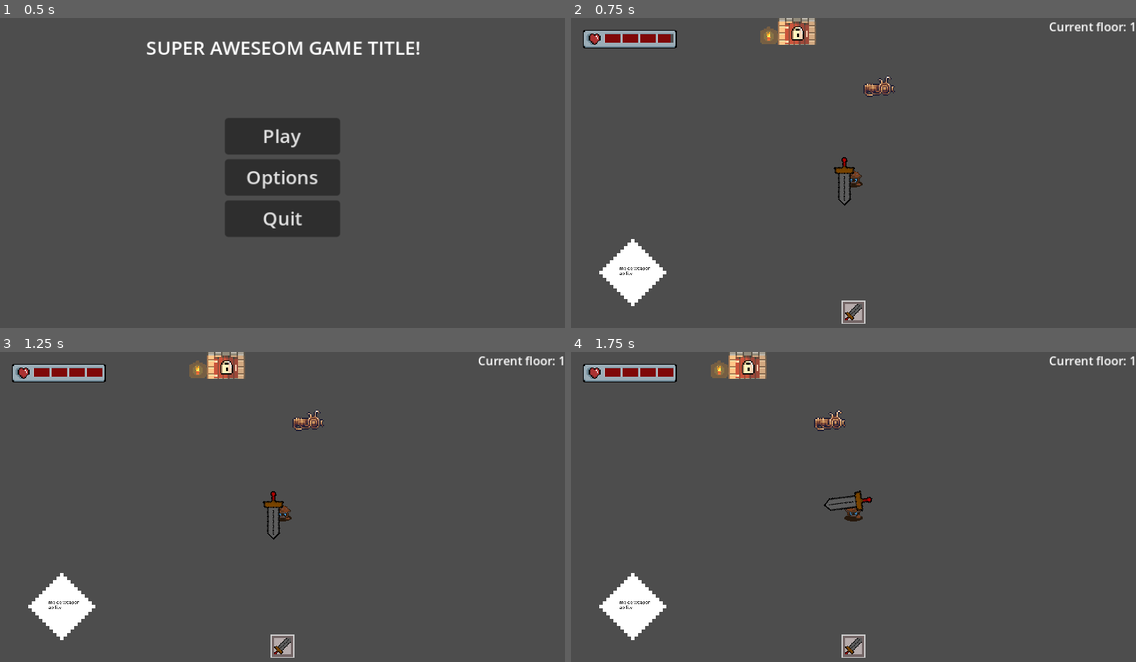
Above: before the commit, frames 1-4 (two rows, left to right).
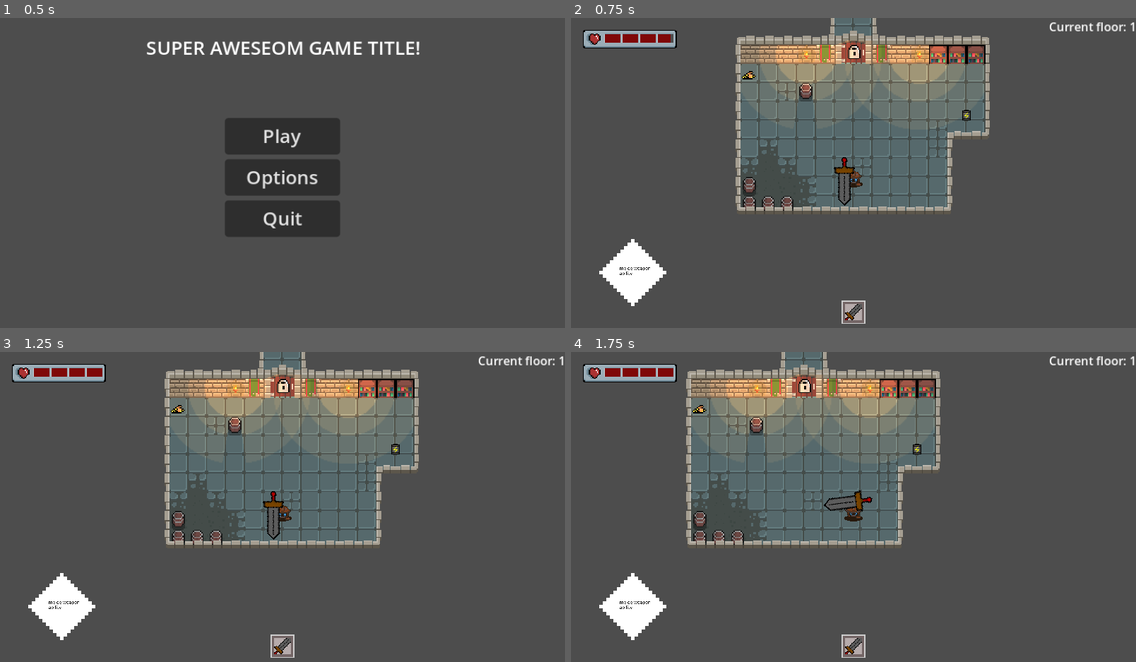
Above: after the commit, the same moments.

Repository: TahyatA/CSCourseworkI3
Game: Godot game, scene res://GUI/main_menu.tscn
The game is run twice, just before and just after one commit, with the same random seed, the same clock (stepped at 60 frames per second) and the same inputs.
Inputs (mouse positions are in pixels of both pictures, inside the frame that each line leads up to):
- Up to frame 1 (0.5 s): no input
- Up to frame 2 (0.75 s): click "Play" at 0.5 s
- Up to frame 3 (1.25 s): no input
- Up to frame 4 (1.75 s): tap Enter at 1.25 s; move the mouse to (977, 494) at 1.27 s; hold Right (ui_right) from 1.28 s (still down)

Frame 1 is identical in both runs. In frame 2, 20% of the frame differs, in the area x 29-75%, y 0-63%; in frame 3, 20%; in frame 4, 20%.

Commit message:
tilemap set up
rooms are indeed working, they require a Marker2D and Position2D2 under the Entrance Node, a Door node leading to the top of the frame, and a CollisionShape2D under the playerdetector. furniture tileamp for futnutre, tilemap1 for collidables (walls, obstacles), tilemap 2 for the coving/banister things (deco)

Diff:
--- a/cscourseworki3/Rooms.gd
+++ b/cscourseworki3/Rooms.gd
@@ -1,7 +1,7 @@
 extends Node2D
 
-const SPAWN_ROOMS: Array = [preload("res://Rooms/SpawnRoom0.tscn"), preload("res://Rooms/SpawnRoom1.tscn")]
-const INTERMEDIATE_ROOMS: Array = [preload("res://Rooms/Room0.tscn"), preload("res://Rooms/Room1.tscn"), preload("res://Rooms/Room2.tscn"), preload("res://Rooms/Room3.tscn"), preload("res://Rooms/Room4.tscn")]
+const SPAWN_ROOMS: Array = [preload("res://Rooms/SpawnRoom0.tscn")]
+const INTERMEDIATE_ROOMS: Array = [preload("res://Rooms/Room0.tscn")]
 const SPECIAL_ROOMS: Array = [preload("res://Rooms/SpecialRoom0.tscn"), preload("res://Rooms/SpecialRoom1.tscn")]
 const END_ROOMS: Array = [preload("res://Rooms/EndRoom0.tscn")]
 const SLIME_BOSS_SCENE: PackedScene = preload("res://Rooms/SlimeBossRoom.tscn")
--- a/cscourseworki3/Rooms/Room1.tscn
+++ b/cscourseworki3/Rooms/Room1.tscn
@@ -5,7 +5,7 @@
 [ext_resource type="PackedScene" path="res://Rooms/Furniture and Traps/Torch.tscn" id="3"]
 
 [sub_resource type="RectangleShape2D" id="1"]
-size = Vector2(16, 8)
+size = Vector2(34, 27)
 
 [node name="Room1" instance=ExtResource("1")]
 
@@ -31,7 +31,7 @@
 position = Vector2(48, 64)
 
 [node name="CollisionShape2D" type="CollisionShape2D" parent="PlayerDetector" index="0"]
-position = Vector2(112, 112)
+position = Vector2(112, 108.5)
 shape = SubResource("1")
 
 [node name="Torch" parent="." index="8" instance=ExtResource("3")]
--- a/cscourseworki3/Rooms/TileSet.tres
+++ b/cscourseworki3/Rooms/TileSet.tres
@@ -1547,6 +1547,227 @@
 0:0/7/transpose = true
 0:0/7/occlusion_layer_0/polygon = SubResource("OccluderPolygon2D_ud6m8")
 0:0/7/physics_layer_0/polygon_0/points = PackedVector2Array(-4.5153, 8, -8, 8, -8, -8, -3.8176, -8)
+
+[sub_resource type="NavigationPolygon" id="NavigationPolygon_8xc14"]
+vertices = PackedVector2Array(8, 8, -8, 8, -8, -8, 8, -8)
+polygons = Array[PackedInt32Array]([PackedInt32Array(0, 1, 2, 3)])
+outlines = Array[PackedVector2Array]([PackedVector2Array(-8, -8, 8, -8, 8, 8, -8, 8)])
+agent_radius = 0.0
+
+[sub_resource type="NavigationPolygon" id="NavigationPolygon_djlwu"]
+vertices = PackedVector2Array(8, 8, -8, 8, -8, -8, 8, -8)
+polygons = Array[PackedInt32Array]([PackedInt32Array(0, 1, 2, 3)])
+outlines = Array[PackedVector2Array]([PackedVector2Array(-8, -8, 8, -8, 8, 8, -8, 8)])
+agent_radius = 0.0
+
+[sub_resource type="NavigationPolygon" id="NavigationPolygon_v01e0"]
+vertices = PackedVector2Array(8, 8, -8, 8, -8, -8, 8, -8)
+polygons = Array[PackedInt32Array]([PackedInt32Array(0, 1, 2, 3)])
+outlines = Array[PackedVector2Array]([PackedVector2Array(-8, -8, 8, -8, 8, 8, -8, 8)])
+agent_radius = 0.0
+
+[sub_resource type="NavigationPolygon" id="NavigationPolygon_3vk3m"]
+vertices = PackedVector2Array(8, 8, -8, 8, -8, -8, 8, -8)
+polygons = Array[PackedInt32Array]([PackedInt32Array(0, 1, 2, 3)])
+outlines = Array[PackedVector2Array]([PackedVector2Array(-8, -8, 8, -8, 8, 8, -8, 8, -8, -8, -8, -8, 8, -8, 8, -8, 8, -8)])
+agent_radius = 0.0
+
+[sub_resource type="NavigationPolygon" id="NavigationPolygon_gp24u"]
+vertices = PackedVector2Array(8, 8, -8, 8, -8, -8, 8, -8)
+polygons = Array[PackedInt32Array]([PackedInt32Array(0, 1, 2, 3)])
+outlines = Array[PackedVector2Array]([PackedVector2Array(-8, -8, 8, -8, 8, 8, -8, 8, -8, -8, -8, -8, -8, -8, -8, -8, -8, -8)])
+agent_radius = 0.0
+
+[sub_resource type="NavigationPolygon" id="NavigationPolygon_mbtud"]
+vertices = PackedVector2Array(8, 8, -8, 8, -8, -8, 8, -8)
+polygons = Array[PackedInt32Array]([PackedInt32Array(0, 1, 2, 3)])
+outlines = Array[PackedVector2Array]([PackedVector2Array(-8, -8, 8, -8, 8, 8, -8, 8, -8, -8)])
+agent_radius = 0.0
+
+[sub_resource type="NavigationPolygon" id="NavigationPolygon_2ldrl"]
+vertices = PackedVector2Array(8, 8, -8, 8, -8, -8, 8, -8)
+polygons = Array[PackedInt32Array]([PackedInt32Array(0, 1, 2, 3)])
+outlines = Array[PackedVector2Array]([PackedVector2Array(-8, -8, 8, -8, 8, 8, -8, 8, -8, -8)])
+agent_radius = 0.0
+
+[sub_resource type="NavigationPolygon" id="NavigationPolygon_7o1sd"]
+vertices = PackedVector2Array(8, 8, -8, 8, -8, -8, 8, -8)
+polygons = Array[PackedInt32Array]([PackedInt32Array(0, 1, 2, 3)])
+outlines = Array[PackedVector2Array]([PackedVector2Array(-8, -8, 8, -8, 8, 8, -8, 8, -8, -8, -8, -8, -8, -8, -8, -8)])
+agent_radius = 0.0
+
+[sub_resource type="NavigationPolygon" id="NavigationPolygon_pmvv7"]
+vertices = PackedVector2Array(8, 8, -8, 8, -8, -8, 8, -8)
+polygons = Array[PackedInt32Array]([PackedInt32Array(0, 1, 2, 3)])
+outlines = Array[PackedVector2Array]([PackedVector2Array(-8, -8, 8, -8, 8, 8, -8, 8)])
+agent_radius = 0.0
+
+[sub_resource type="NavigationPolygon" id="NavigationPolygon_dd60y"]
+vertices = PackedVector2Array(8, 8, -8, 8, -8, -8, 8, -8)
+polygons = Array[PackedInt32Array]([PackedInt32Array(0, 1, 2, 3)])
+outlines = Array[PackedVector2Array]([PackedVector2Array(-8, -8, 8, -8, 8, 8, -8, 8)])
+agent_radius = 0.0
+
+[sub_resource type="NavigationPolygon" id="NavigationPolygon_ml1q3"]
+vertices = PackedVector2Array(8, 8, -8, 8, -8, -8, 8, -8)
+polygons = Array[PackedInt32Array]([PackedInt32Array(0, 1, 2, 3)])
+outlines = Array[PackedVector2Array]([PackedVector2Array(-8, -8, 8, -8, 8, 8, -8, 8, -8, -8)])
+agent_radius = 0.0
+
+[sub_resource type="NavigationPolygon" id="NavigationPolygon_m1hq8"]
+vertices = PackedVector2Array(8, 8, -8, 8, -8, -8, 8, -8)
+polygons = Array[PackedInt32Array]([PackedInt32Array(0, 1, 2, 3)])
+outlines = Array[PackedVector2Array]([PackedVector2Array(-8, -8, 8, -8, 8, 8, -8, 8, -8, -8)])
+agent_radius = 0.0
+
+[sub_resource type="NavigationPolygon" id="NavigationPolygon_3d24n"]
+vertices = PackedVector2Array(8, 8, -8, 8, -8, -8, 8, -8)
+polygons = Array[PackedInt32Array]([PackedInt32Array(0, 1, 2, 3)])
+outlines = Array[PackedVector2Array]([PackedVector2Array(-8, -8, 8, -8, 8, 8, -8, 8, -8, -8)])
+agent_radius = 0.0
+
+[sub_resource type="NavigationPolygon" id="NavigationPolygon_6a43a"]
+vertices = PackedVector2Array(8, 8, -8, 8, -8, -8, 8, -8)
+polygons = Array[PackedInt32Array]([PackedInt32Array(0, 1, 2, 3)])
+outlines = Array[PackedVector2Array]([PackedVector2Array(-8, -8, 8, -8, 8, 8, -8, 8)])
+agent_radius = 0.0
+
+[sub_resource type="NavigationPolygon" id="NavigationPolygon_k5bu6"]
+vertices = PackedVector2Array(8, 8, -8, 8, -8, -8, 8, -8)
+polygons = Array[PackedInt32Array]([PackedInt32Array(0, 1, 2, 3)])
+outlines = Array[PackedVector2Array]([PackedVector2Array(-8, -8, 8, -8, 8, 8, -8, 8, -8, -8)])
+agent_radius = 0.0
+
+[sub_resource type="NavigationPolygon" id="NavigationPolygon_nao6f"]
+vertices = PackedVector2Array(8, 8, -8, 8, -8, -8, 8, -8)
+polygons = Array[PackedInt32Array]([PackedInt32Array(0, 1, 2, 3)])
+outlines = Array[PackedVector2Array]([PackedVector2Array(-8, -8, 8, -8, 8, 8, -8, 8)])
+agent_radius = 0.0
+
+[sub_resource type="NavigationPolygon" id="NavigationPolygon_ip8jx"]
+vertices = PackedVector2Array(8, 8, -8, 8, -8, -8, 8, -8)
+polygons = Array[PackedInt32Array]([PackedInt32Array(0, 1, 2, 3)])
+outlines = Array[PackedVector2Array]([PackedVector2Array(-8, -8, 8, -8, 8, 8, -8, 8)])
+agent_radius = 0.0
+
+[sub_resource type="NavigationPolygon" id="NavigationPolygon_u6772"]
+vertices = PackedVector2Array(8, 8, -8, 8, -8, -8, 8, -8)
+polygons = Array[PackedInt32Array]([PackedInt32Array(0, 1, 2, 3)])
+outlines = Array[PackedVector2Array]([PackedVector2Array(-8, -8, 8, -8, 8, 8, -8, 8)])
+agent_radius = 0.0
+
+[sub_resource type="NavigationPolygon" id="NavigationPolygon_ikw78"]
+vertices = PackedVector2Array(8, 8, -8, 8, -8, -8, 8, -8)
+polygons = Array[PackedInt32Array]([PackedInt32Array(0, 1, 2, 3)])
+outlines = Array[PackedVector2Array]([PackedVector2Array(-8, -8, 8, -8, 8, 8, -8, 8)])
+agent_radius = 0.0
+
+[sub_resource type="NavigationPolygon" id="NavigationPolygon_vba3j"]
+vertices = PackedVector2Array(8, 8, -8, 8, -8, -8, 8, -8)
+polygons = Array[PackedInt32Array]([PackedInt32Array(0, 1, 2, 3)])
+outlines = Array[PackedVector2Array]([PackedVector2Array(-8, -8, 8, -8, 8, 8, -8, 8)])
+agent_radius = 0.0
+
+[sub_resource type="TileSetAtlasSource" id="TileSetAtlasSource_gehpl"]
+resource_name = "tile_set_fixed_maybe"
+texture = ExtResource("1")
+0:0/0 = 0
+2:0/0 = 0
+2:0/0/physics_layer_0/polygon_0/points = PackedVector2Array(-8, 8, 8, 8, 8, -8, -8, -8)
+3:0/0 = 0
+4:0/0 = 0
+5:0/0 = 0
+6:0/0 = 0
+7:0/0 = 0
+2:1/0 = 0
+2:1/0/navigation_layer_0/polygon = SubResource("NavigationPolygon_3vk3m")
+3:1/0 = 0
+3:1/0/navigation_layer_0/polygon = SubResource("NavigationPolygon_2ldrl")
+4:1/0 = 0
+5:1/0 = 0
+5:1/0/physics_layer_0/polygon_0/points = PackedVector2Array(-8, 5, -6, 7, 6, 7, 8, 5, 8, -6, 6, -8, -6, -8, -8, -6)
+6:1/0 = 0
+6:1/0/navigation_layer_0/polygon = SubResource("NavigationPolygon_6a43a")
+7:1/0 = 0
+7:1/0/navigation_layer_0/polygon = SubResource("NavigationPolygon_ip8jx")
+8:1/0 = 0
+8:1/0/navigation_layer_0/polygon = SubResource("NavigationPolygon_u6772")
+0:2/next_alternative_id = 2
+0:2/0 = 0
+0:2/0/navigation_layer_0/polygon = SubResource("NavigationPolygon_8xc14")
+1:2/0 = 0
+1:2/0/navigation_layer_0/polygon = SubResource("NavigationPolygon_v01e0")
+2:2/0 = 0
+2:2/0/navigation_layer_0/polygon = SubResource("NavigationPolygon_gp24u")
+3:2/0 = 0
+3:2/0/navigation_layer_0/polygon = SubResource("NavigationPolygon_7o1sd")
+4:2/0 = 0
+4:2/0/navigation_layer_0/polygon = SubResource("NavigationPolygon_dd60y")
+5:2/0 = 0
+5:2/0/navigation_layer_0/polygon = SubResource("NavigationPolygon_m1hq8")
+6:2/0 = 0
+6:2/0/navigation_layer_0/polygon = SubResource("NavigationPolygon_k5bu6")
+8:2/0 = 0
+8:2/0/navigation_layer_0/polygon = SubResource("NavigationPolygon_ikw78")
+0:3/0 = 0
+0:3/0/navigation_layer_0/polygon = SubResource("NavigationPolygon_djlwu")
+2:3/0 = 0
+2:3/0/navigation_layer_0/polygon = SubResource("NavigationPolygon_mbtud")
+3:3/0 = 0
+3:3/0/navigation_layer_0/polygon = SubResource("NavigationPolygon_pmvv7")
+4:3/0 = 0
+4:3/0/navigation_layer_0/polygon = SubResource("NavigationPolygon_ml1q3")
+5:3/0 = 0
+5:3/0/navigation_layer_0/polygon = SubResource("NavigationPolygon_3d24n")
+6:3/0 = 0
+6:3/0/navigation_layer_0/polygon = SubResource("NavigationPolygon_nao6f")
+8:3/0 = 0
+8:3/0/navigation_layer_0/polygon = SubResource("NavigationPolygon_vba3j")
+4:4/0 = 0
+4:4/0/physics_layer_0/polygon_0/points = PackedVector2Array(3, 8, 3, 1, 8, 1, 8, 8)
+7:4/0 = 0
+7:4/0/physics_layer_0/polygon_0/points = PackedVector2Array(-8, -8, 8, -8, 8, 8, -8, 8, -8, -8)
+8:4/0 = 0
+8:4/0/physics_layer_0/polygon_0/points = PackedVector2Array(-8, -8, 8, -8, 8, 8, -8, 8)
+3:5/0 = 0
+3:5/0/physics_layer_0/polygon_0/points = PackedVector2Array(-3, -8, -3, 8, -8, 8, -8, -8)
+4:5/0 = 0
+4:5/0/physics_layer_0/polygon_0/points = PackedVector2Array(3, -8, 3, 8, 8, 8, 8, -8)
+6:5/0 = 0
+6:5/0/physics_layer_0/polygon_0/points = PackedVector2Array(-8, -8, 8, -8, 8, 8, -8, 8, -8, -8, -8, -8, -8, -8)
+7:5/0 = 0
+7:5/0/physics_layer_0/polygon_0/points = PackedVector2Array(-8, -8, 8, -8, 8, 8, -8, 8, -8, -8)
+8:5/0 = 0
+8:5/0/physics_layer_0/polygon_0/points = PackedVector2Array(-8, -8, 8, -8, 8, 8, -8, 8)
+1:6/0 = 0
+1:6/0/physics_layer_0/polygon_0/points = PackedVector2Array(-8, 8, 8, 8, 8, 2, -8, 2)
+2:6/0 = 0
+2:6/0/physics_layer_0/polygon_0/points = PackedVector2Array(-8, 2, 8, 2, 8, 8, -8, 8)
+3:6/0 = 0
+3:6/0/physics_layer_0/polygon_0/points = PackedVector2Array(-3, -8, -3, 8, -8, 8, -8, -8)
+4:6/0 = 0
+4:6/0/physics_layer_0/polygon_0/points = PackedVector2Array(3, -8, 8, -8, 8, 8, 3, 8)
+5:6/0 = 0
+5:6/0/physics_layer_0/polygon_0/points = PackedVector2Array(-8, 8, 8, 8, 8, 2, -8, 2)
+7:6/0 = 0
+7:6/0/physics_layer_0/polygon_0/points = PackedVector2Array(-8, 8, -3, 8, 8, 4, 8, 1, 8, -3, -8, 3)
+8:6/0 = 0
+8:6/0/physics_layer_0/polygon_0/points = PackedVector2Array(-8, 4, -8, -3, 8, 3, 8, 8, 3, 8)
+1:7/0 = 0
+1:7/0/physics_layer_0/polygon_0/points = PackedVector2Array(-3, -8, -3, 3, 8, 3, 8, 8, -8, 8, -8, -8)
+2:7/0 = 0
+2:7/0/physics_layer_0/polygon_0/points = PackedVector2Array(-8, 8, 8, 8, 8, 3, -8, 3)
+5:7/0 = 0
+5:7/0/physics_layer_0/polygon_0/points = PackedVector2Array(-8, 8, 8, 8, 8, -8, 3, -8, 3, 3, -8, 3)
+1:0/0 = 0
+1:0/0/physics_layer_0/polygon_0/points = PackedVector2Array(-6, 3, -3, 6, 2, 6, 5, 3, 5, -5, 2, -8, -3, -8, -6, -5)
+0:1/size_in_atlas = Vector2i(2, 1)
+0:1/0 = 0
+0:1/0/physics_layer_0/polygon_0/points = PackedVector2Array(-14, 7, 14, 7, 16, 5, 16, -6, 14, -8, -14, -8, -16, -6, -16, 5)
+6:4/0 = 0
+6:4/0/physics_layer_0/polygon_0/points = PackedVector2Array(-8, -8, 8, -8, 8, 8, -8, 8, -8, 8, -8, -8)
+3:4/0 = 0
+3:4/0/physics_layer_0/polygon_0/points = PackedVector2Array(-8, 1, -8, 8, -3, 8, -3, 1, -6, 1)
 
 [sub_resource type="OccluderPolygon2D" id="OccluderPolygon2D_6x624"]
 polygon = PackedVector2Array(-8, -8, -4.56329, -8, -4.17567, 8, -8, 8)
@@ -1901,3 +2122,4 @@
 sources/2 = SubResource("TileSetAtlasSource_cm6yv")
 sources/1 = SubResource("TileSetAtlasSource_7cjrd")
 sources/0 = SubResource("TileSetAtlasSource_3377j")
+sources/40 = SubResource("TileSetAtlasSource_gehpl")
Not shown: 1 places in cscourseworki3/Rooms/SpawnRoom1.tscn that only renumber resources
Not shown: 1 places in cscourseworki3/Rooms/TileSet.tres that only renumber resources
